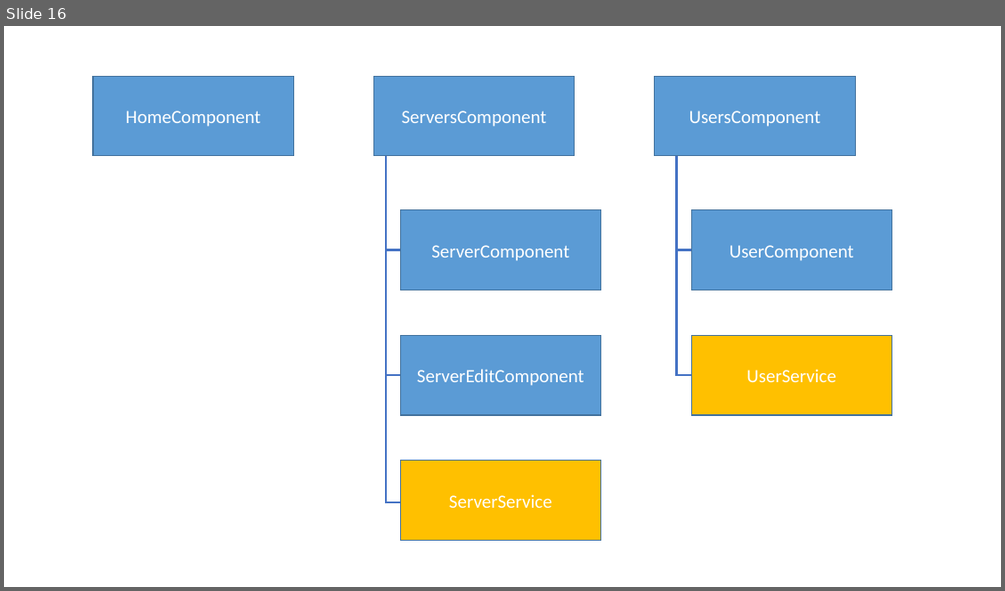
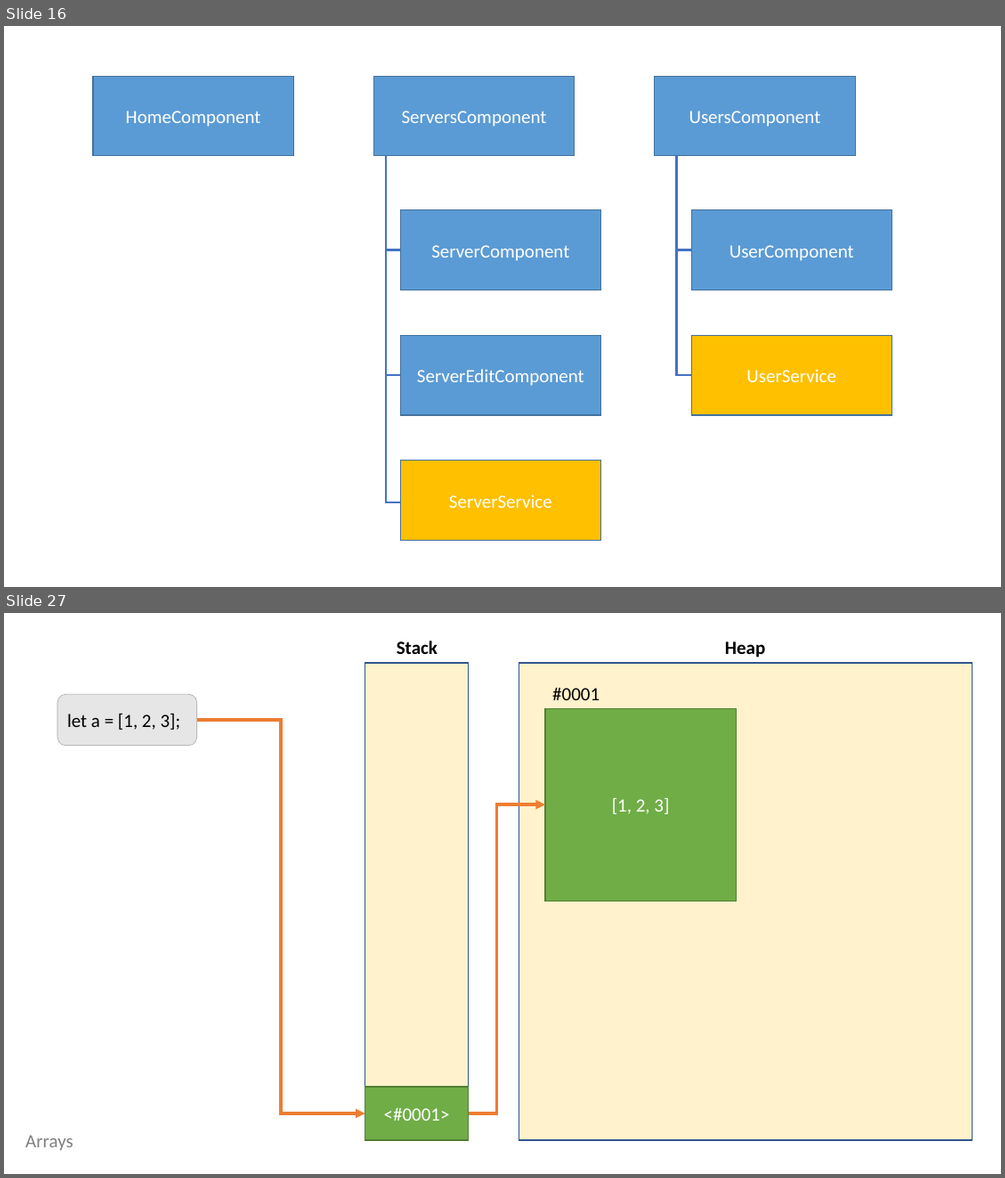
Before and after one commit to yeminko/angular-training, a slide deck: Resources/Notes.pptx. Shown one above the other, each under a label of ours: slide 16 before the commit, slides 16 and 27 after it; the slides between them are not shown. The pictures are 1005x591 and 1005x1178 pixels, drawn with LibreOffice and Linux fonts; fonts in the diff are those of the drawing. Boxes give left, top, right and bottom in pixels: in the first picture for what was removed or moved away, otherwise in the second. Text is boxed around its words. In the diff, an @@ line names an element or a change of style, - is before the commit and + after.

```diff
--- a/Resources/Notes.pptx
+++ b/Resources/Notes.pptx
@@ slide 27 added at (4, 613, 1001, 1174), background #FFFFFF @@
@@ rectangle added at (365, 663, 469, 1140), fill #FFF2CC, outline #325491 1 pt @@
@@ text added at (396, 641, 437, 654), 18 pt, text #000000, bold @@
+Stack
@@ rectangle added at (519, 663, 972, 1140), fill #FFF2CC, outline #325491 1 pt @@
@@ text added at (725, 641, 765, 657), 18 pt, text #000000, bold @@
+Heap
@@ text added at (552, 688, 599, 700), 18 pt, text #000000 @@
+#0001
@@ rounded rectangle added at (57, 695, 197, 747), fill #E7E6E6, outline #A6A6A6 0.5 pt, 18 pt, text #000000 @@
+let a = [1, 2, 3];
@@ rectangle added at (545, 709, 736, 900), fill #70AD47, outline #538035 1 pt, 18 pt, text #FFFFFF @@
+[1, 2, 3]
@@ elbow arrow added from (197, 720) to (365, 1113), #ED7D31 3 pt @@
@@ elbow arrow added from (469, 1113) to (545, 804), #ED7D31 3 pt @@
@@ rectangle added at (365, 1086, 469, 1140), fill #70AD47, outline #538035 1 pt, 18 pt, text #FFFFFF @@
+<#0001>
@@ text added at (25, 1135, 73, 1151), 18 pt, text #808080 @@
+Arrays
```
Also in this commit, not shown: 18 other slides added, 14 other files.
